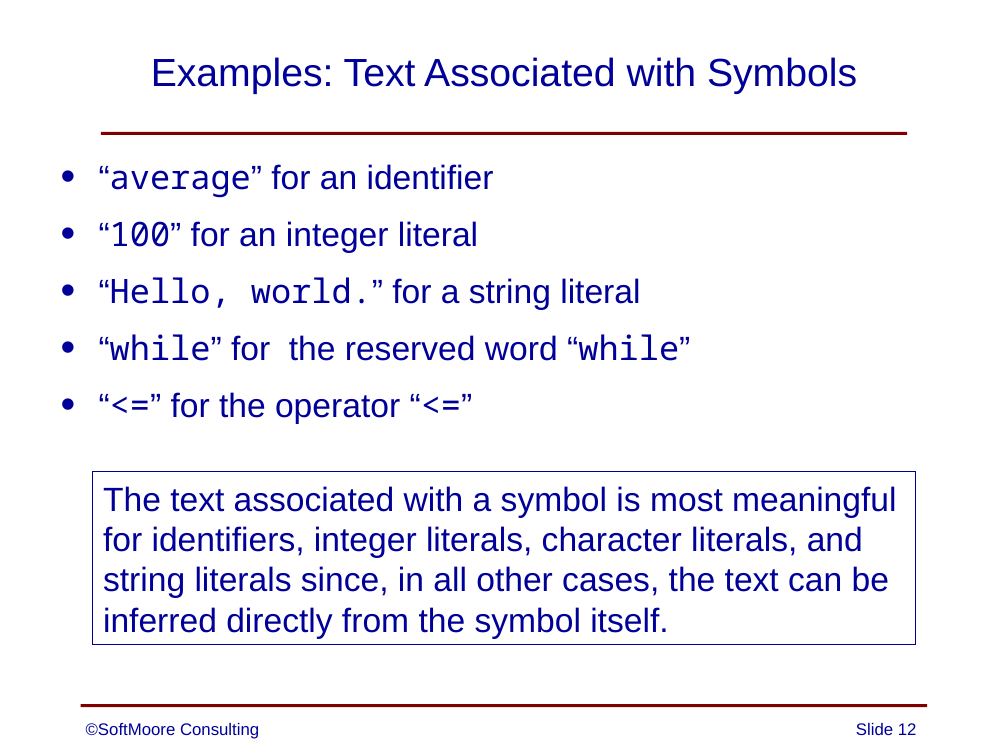
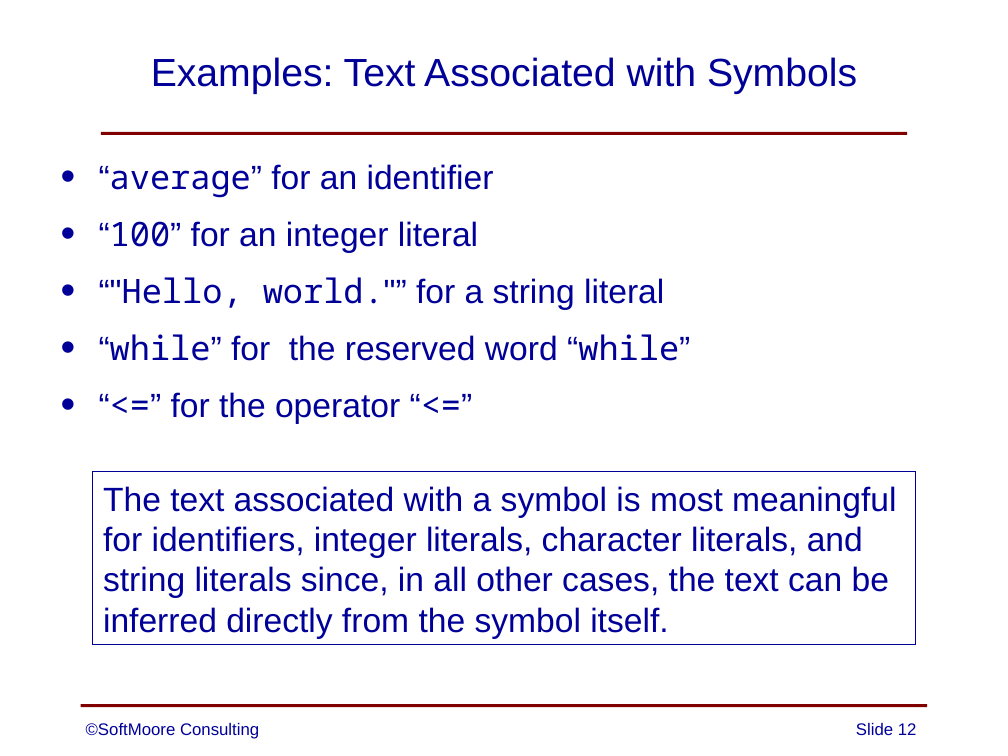
Before and after one commit to SoftMoore/CPRL-Kt-2nd, a slide deck: slide 12 of PowerPoints/05 - Lexical Analysis.pptx. Drawn at 1008x756 pixels with LibreOffice and Linux fonts; fonts in the diff are those of the drawing. Boxes give left, top, right and bottom in pixels: in the first picture for what was removed or moved away, otherwise in the second. Text is boxed around its words. In the diff, an @@ line names an element or a change of style, - is before the commit and + after.

Commit message:
minor edit to one PowerPoint slide

```diff
--- a/PowerPoints/05 - Lexical Analysis.pptx
+++ b/PowerPoints/05 - Lexical Analysis.pptx
@@ text at (99,277,664,310): text changed @@
-• “Hello, world.” for a string literal
+• “"Hello, world."” for a string literal
```
